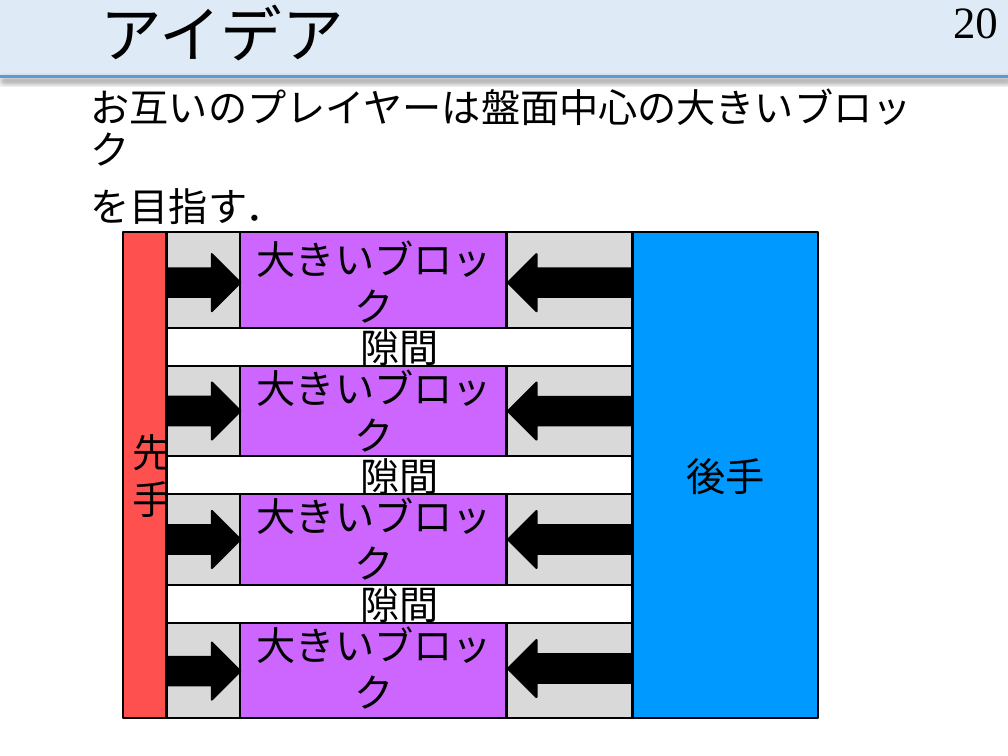
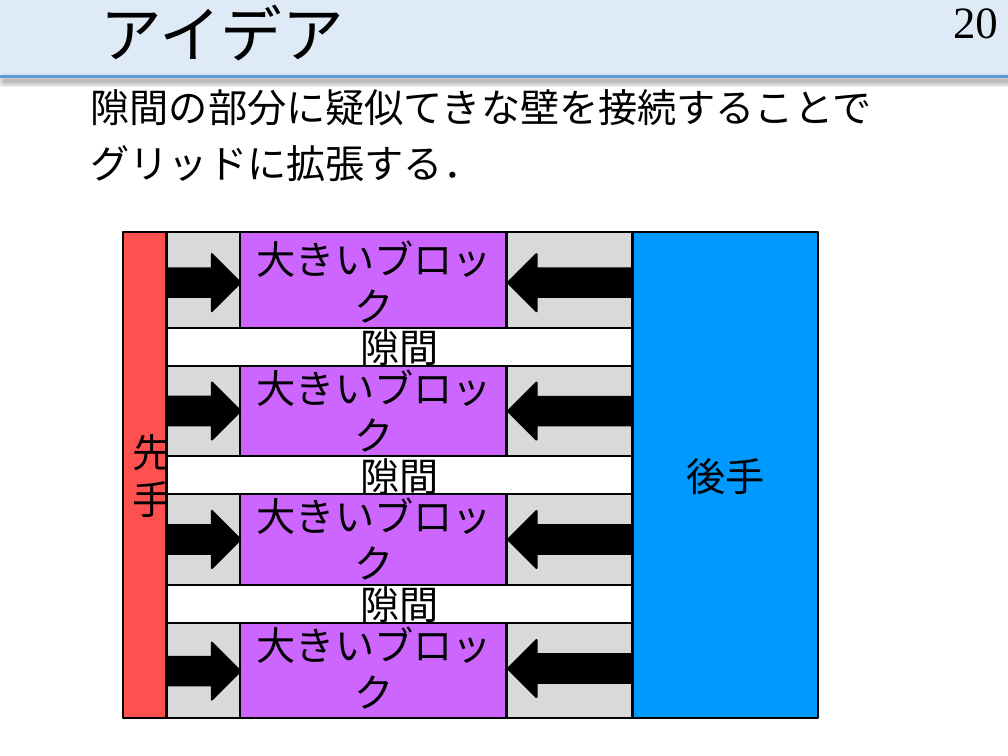
Before and after one commit to MasayaOda/SR, a slide deck: slide 20 of 小田卒論発表 - コピー.pptx. Drawn at 1008x756 pixels with LibreOffice and Linux fonts; fonts in the diff are those of the drawing. Boxes give left, top, right and bottom in pixels: in the first picture for what was removed or moved away, otherwise in the second. Text is boxed around its words. In the diff, an @@ line names an element or a change of style, - is before the commit and + after.

```diff
--- a/小田卒論発表 - コピー.pptx
+++ b/小田卒論発表 - コピー.pptx
@@ text at (91,82,872,181): text changed @@
-お互いのプレイヤーは盤面中心の大きいブロック
-を目指す．
+隙間の部分に疑似てきな壁を接続することで
+グリッドに拡張する．
```
Also in this commit, not shown: 24 other slides changed, 1 slide added.
